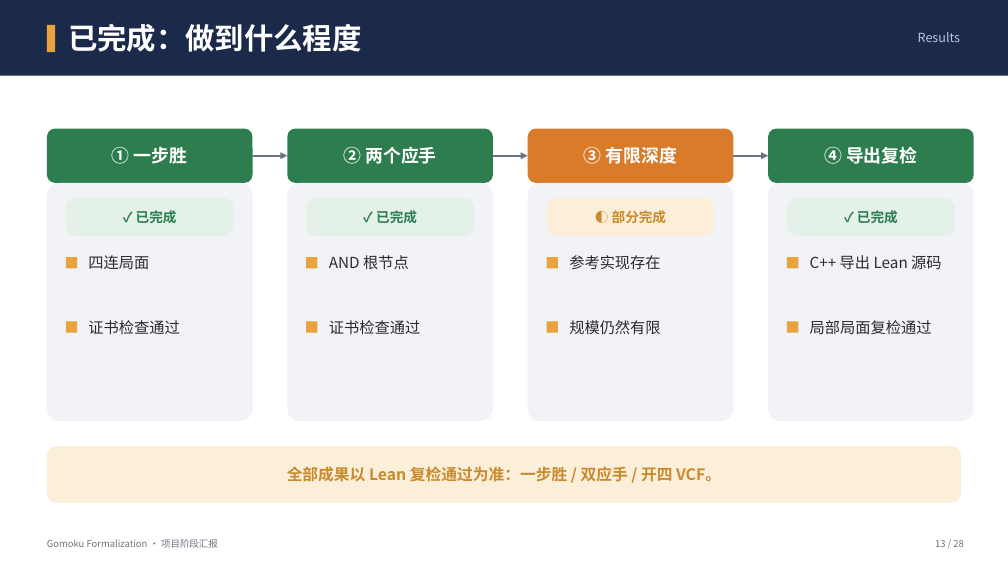
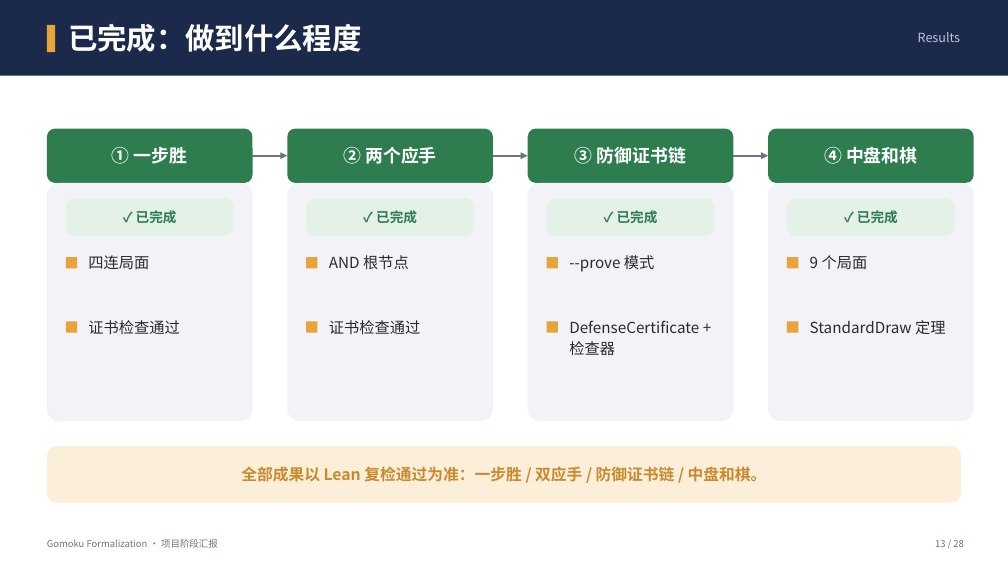
Before and after one commit to 123tg/GomokuFormalization, a slide deck: slide 13 of 五子棋项目阶段汇报.pptx. Drawn at 1008x567 pixels with LibreOffice and Linux fonts; fonts in the diff are those of the drawing. Boxes give left, top, right and bottom in pixels: in the first picture for what was removed or moved away, otherwise in the second. Text is boxed around its words. In the diff, an @@ line names an element or a change of style, - is before the commit and + after.

Commit message:
fix: update PPT searcher sections to two-mode architecture (DFPN/VCF + DefenseSearcher); fix BOARD_DIR path; regenerate 28-slide deck

```diff
--- a/五子棋项目阶段汇报.pptx
+++ b/五子棋项目阶段汇报.pptx
@@ rounded rectangle "③ 防御证书链" at [528,129,734,183]: fill #D97B29 to #2E7D4F @@
@@ text in rounded rectangle at [575,147,686,164]: text changed @@
-③ 有限深度
+③ 防御证书链
@@ text in rounded rectangle at [824,146,917,164]: text changed @@
-④ 导出复检
+④ 中盘和棋
@@ rounded rectangle "✓ 已完成" at [547,198,715,236]: fill #FBEFDA to #E4F1E9 @@
@@ text in rounded rectangle at [617,210,658,223]: text changed; text colour #C98A2D to #2E7D4F @@
-◐ 部分完成
+✓ 已完成
@@ text at [569,255,654,272]: text changed @@
-参考实现存在
+--prove 模式
@@ text at [810,255,868,269]: text changed @@
-C++ 导出 Lean 源码
+9 个局面
@@ text at [569,320,699,355]: text changed @@
-规模仍然有限
+DefenseCertificate + 检查器
@@ text at [810,320,945,334]: text changed @@
-局部局面复检通过
+StandardDraw 定理
@@ text in rounded rectangle at [241,466,767,482]: text changed @@
-全部成果以 Lean 复检通过为准：一步胜 / 双应手 / 开四 VCF。
+全部成果以 Lean 复检通过为准：一步胜 / 双应手 / 防御证书链 / 中盘和棋。
```
Also in this commit, not shown: 3 other slides changed, 1 other file.
